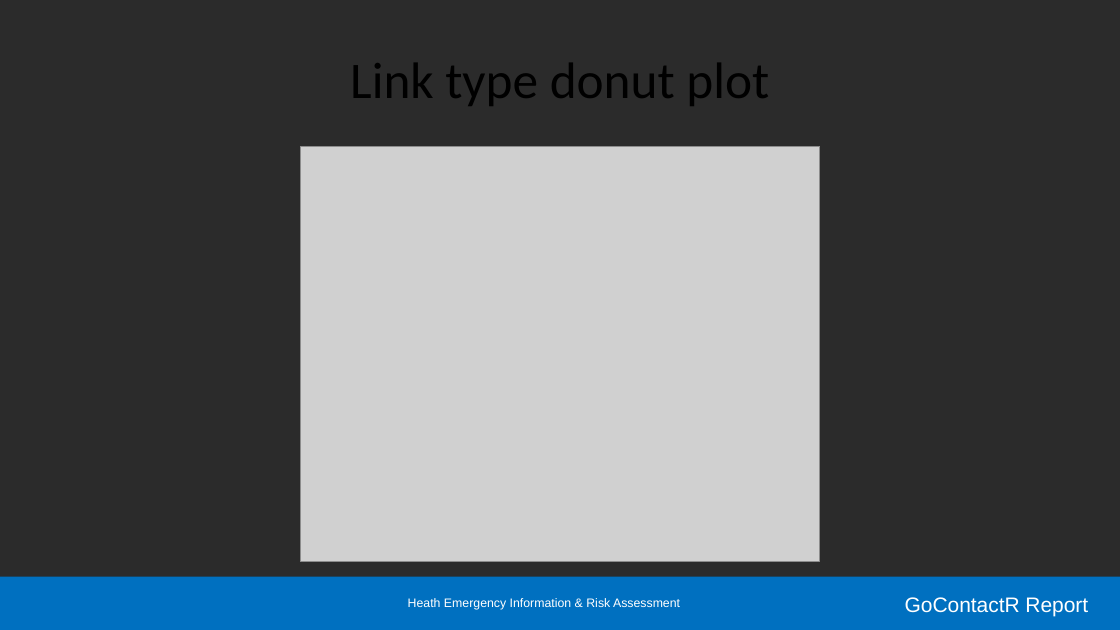
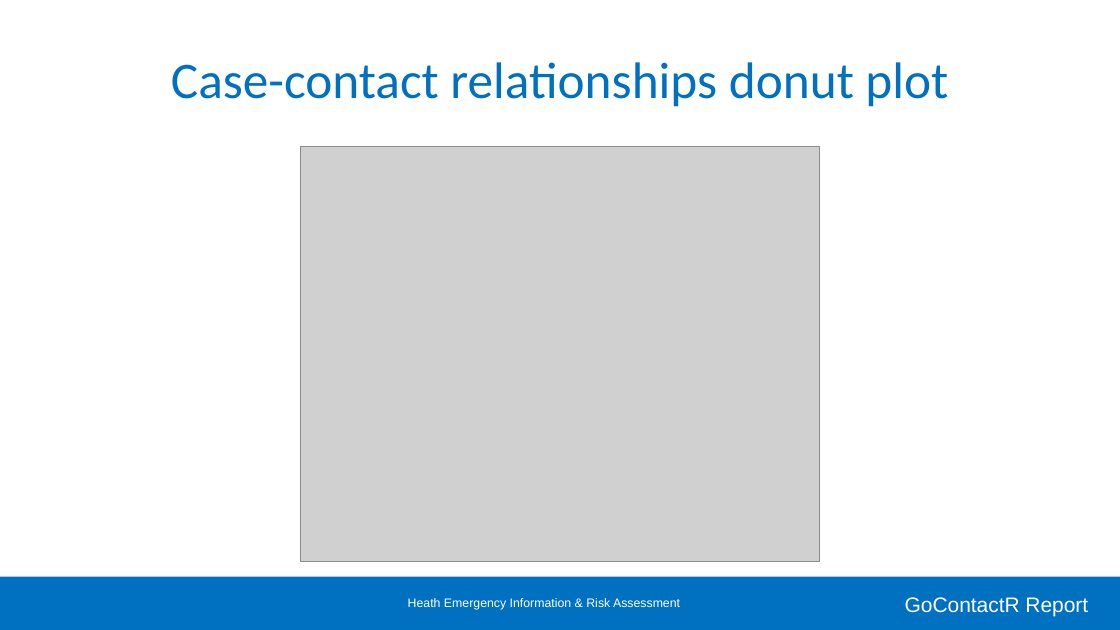
Before and after one commit to kendavidn/GoContactR, a slide deck: slide 23 of markdown/report.pptx (slide 28 before the commit). Drawn at 1120x630 pixels with LibreOffice and Linux fonts; fonts in the diff are those of the drawing; grey boxes stand for pictures; background and template pictures are left out; a plain dark background stands for a picture behind light text. Boxes give left, top, right and bottom in pixels: in the first picture for what was removed or moved away, otherwise in the second. Text is boxed around its words. In the diff, an @@ line names an element or a change of style, - is before the commit and + after.

```diff
--- a/markdown/report.pptx
+++ b/markdown/report.pptx
@@ background picture (left out) to #FFFFFF @@
@@ title at (171,62,948,107): text changed; text colour #000000 to #0070C0 @@
-Link type donut plot
+Case-contact relationships donut plot
```
Also in this commit, not shown: 23 other slides changed, 9 slides added, 13 slides removed, 35 other files.
